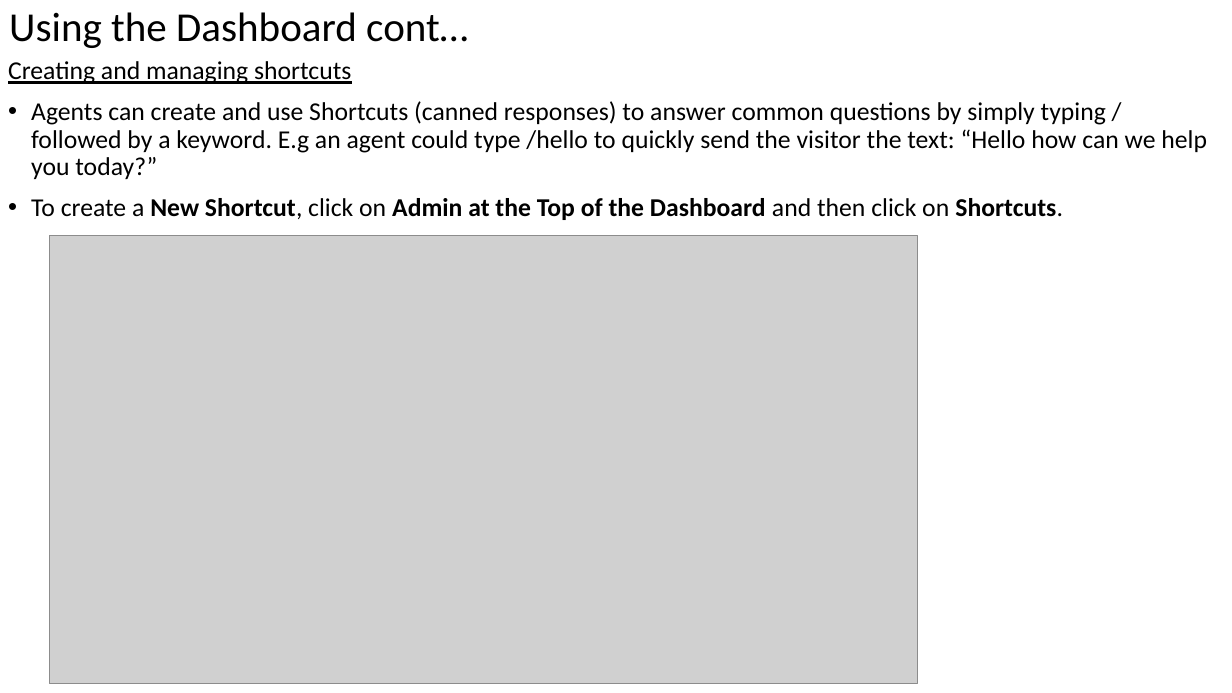
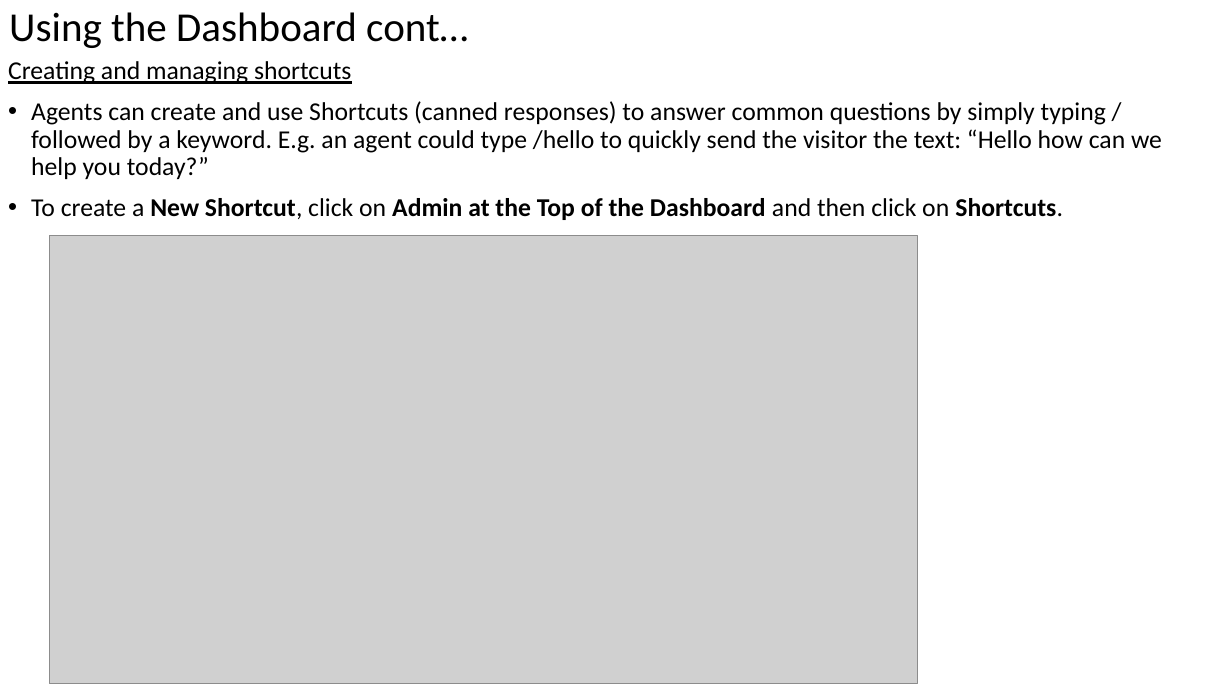
Before and after one commit to peterchege/platform, a slide deck: slide 11 of Tawt to documentation report.pptx. Drawn at 1232x693 pixels with LibreOffice and Linux fonts; fonts in the diff are those of the drawing; grey boxes stand for pictures. Boxes give left, top, right and bottom in pixels: in the first picture for what was removed or moved away, otherwise in the second. Text is boxed around its words. In the diff, an @@ line names an element or a change of style, - is before the commit and + after.

Commit message:
change to ppt

```diff
--- a/Tawt to documentation report.pptx
+++ b/Tawt to documentation report.pptx
@@ text at box(31, 101, 1162, 179): text changed @@
-• Agents can create and use Shortcuts (canned responses) to answer common questions by simply typing / followed by a keyword. E.g an agent could type /hello to quickly send the visitor the text: “Hello how can we help you today?”
+• Agents can create and use Shortcuts (canned responses) to answer common questions by simply typing / followed by a keyword. E.g. an agent could type /hello to quickly send the visitor the text: “Hello how can we help you today?”
```
Also in this commit, not shown: 1 other slide changed.
